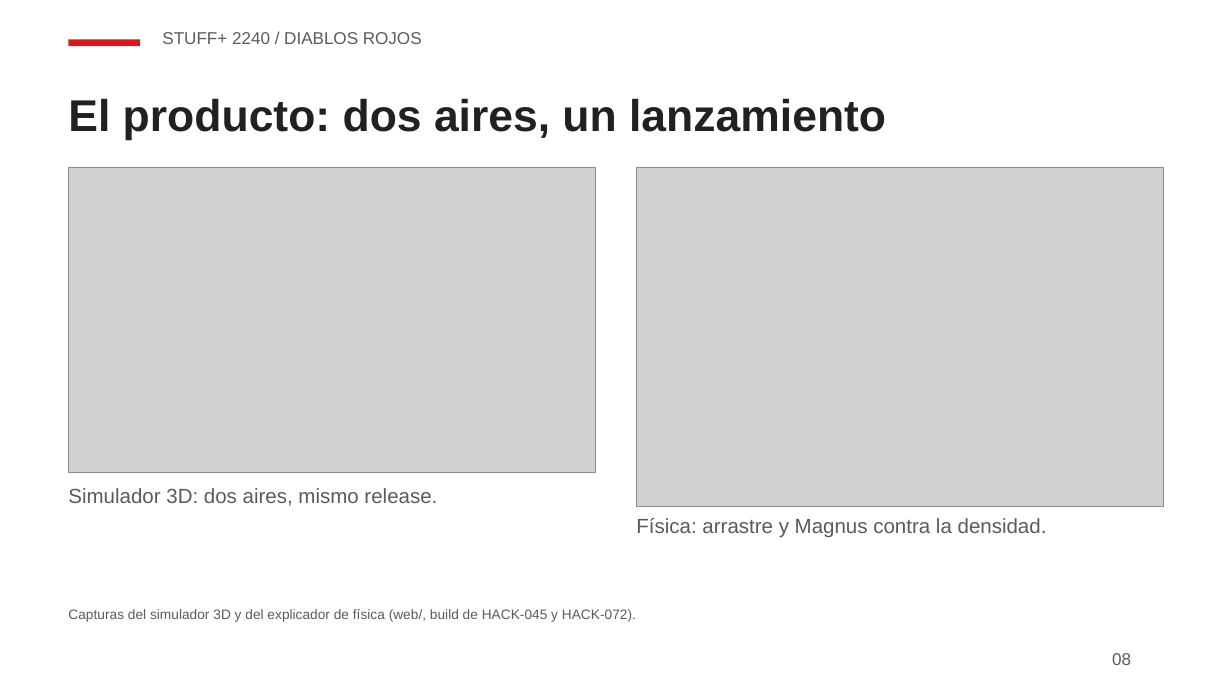
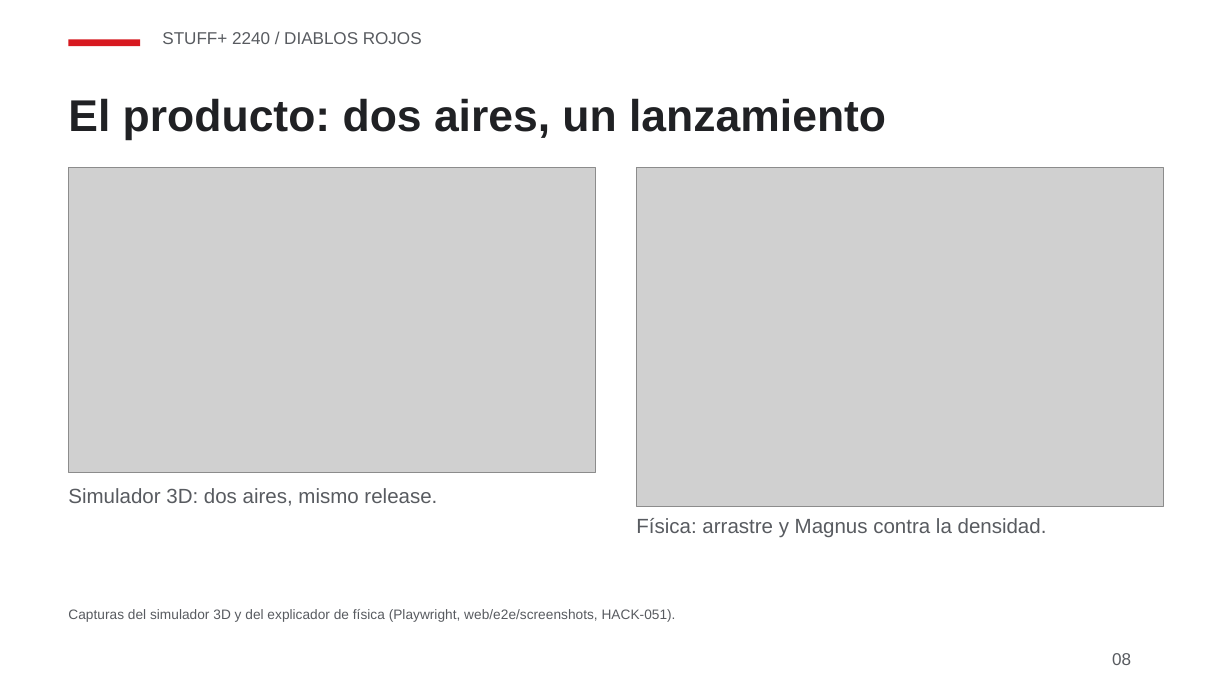
Before and after one commit to JoahanMorales/fuzzy-octo-pancake-DIABLOS-ROJOS-MLB, a slide deck: slide 8 of demo/deck/deck.pptx. Drawn at 1232x693 pixels with LibreOffice and Linux fonts; fonts in the diff are those of the drawing; grey boxes stand for pictures. Boxes give left, top, right and bottom in pixels: in the first picture for what was removed or moved away, otherwise in the second. Text is boxed around its words. In the diff, an @@ line names an element or a change of style, - is before the commit and + after.

Commit message:
HACK-082 (2/2): memo rebuilt with the v2 ideal profile (HACK-083 CSVs) and v2 business scale; paper recruiting thresholds to v2 (IVB 21.1 -> 5.8, extension -11.0/-15.3, VAA -12.4/-14.1, ride vs sweeper 7.2 runs per 1,000); deck uses the HACK-051 Playwright screenshots; PDF rebuilt (9 pages)

```diff
--- a/demo/deck/deck.pptx
+++ b/demo/deck/deck.pptx
@@ text at (x1=68, y1=609, x2=676, y2=622): text changed @@
-Capturas del simulador 3D y del explicador de física (web/, build de HACK-045 y HACK-072).
+Capturas del simulador 3D y del explicador de física (Playwright, web/e2e/screenshots, HACK-051).
```
Also in this commit, not shown: 11 other files.
